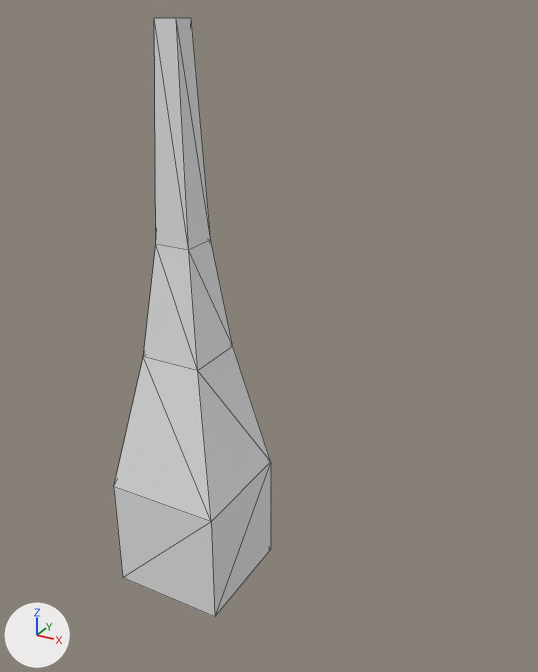
One commit to the COLLADA model Collada_Loader/untitled.dae: the scene before it, then after it.
One viewpoint serves both versions: a 50 mm lens placed at (6.54, -9.15, 8.57), pointed at (-0.73, 4.08, 1.96). Every picture has the same lights, and +X, +Y and +Z are marked at lower left. Mesh edges are drawn as thin lines.
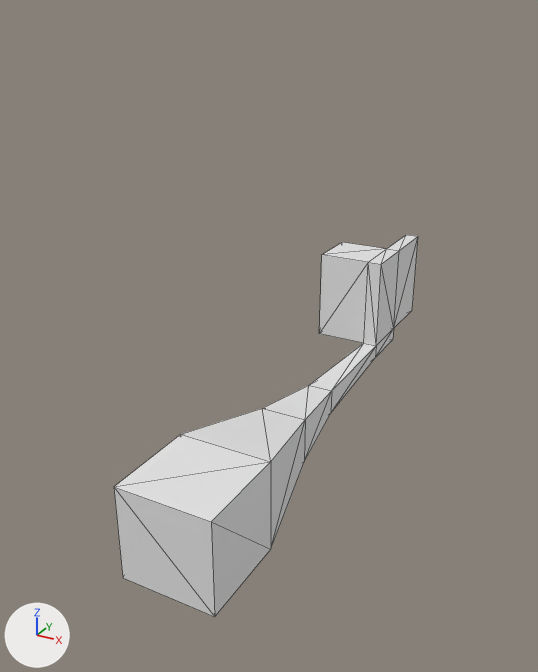
Where the change shows, as pixel boxes (x1, y1, x2, y2) in the pictures (538 x 672 px):
'Cube', reshaped (93% wider, 36% shorter): before (114, 18, 271, 617); after (114, 235, 418, 617)

Diff of the bpy script that builds the scene:
```diff
--- a/Collada_Loader/untitled.dae.py
+++ b/Collada_Loader/untitled.dae.py
@@ me_cube @@
 # used by ob_cube; location = (0.0, 0.0, 0.0)
-me_cube.from_pydata(...)  # 20 vertices, 36 faces; spans x -1.0..1.0, y -1.0..1.0, z -1.0..8.45
+me_cube.from_pydata(...)  # 36 vertices, 68 faces; spans x -1.52..1.0, y -1.0..11.44, z -1.0..2.5
+# me_cube part 1
+# 11 vertices are removed from x -0.53..0.53, y -0.53..0.53, z 3.4..8.45
+# 36 faces are deleted
+# 1 vertex moves from x 0.53, y 0.53, z 3.4 to x -0.53, y 3.4, z 0.53
+# 19 vertices are added at x -1.52..0.53, y 3.4..11.44, z -0.53..2.5
+# 8 new vertices lie (0.36, 0.0, 0.0) away from vertices in x -0.18, y 8.45..11.44, z -0.18..2.5
+# 68 new faces join them
 me_cube.materials.append(mat_material)
```
